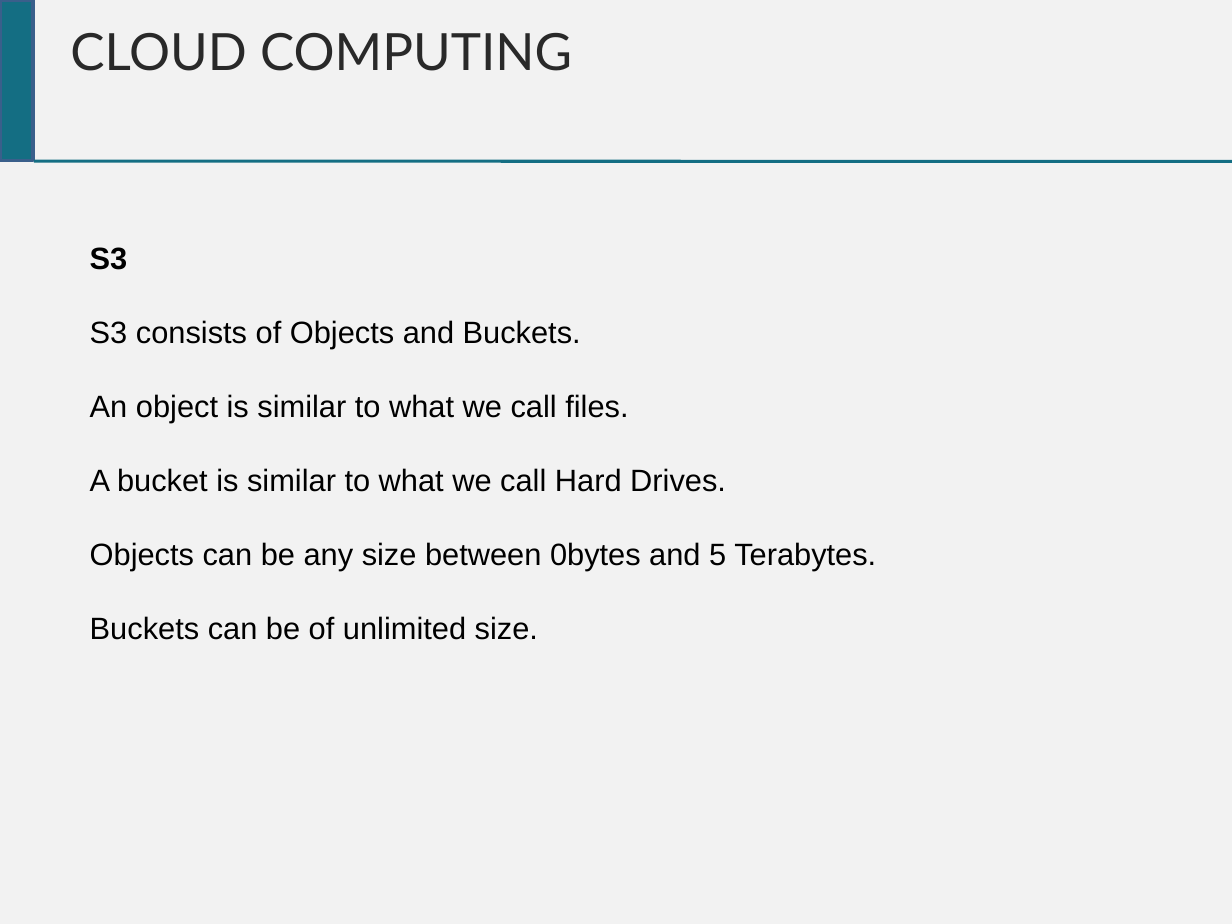
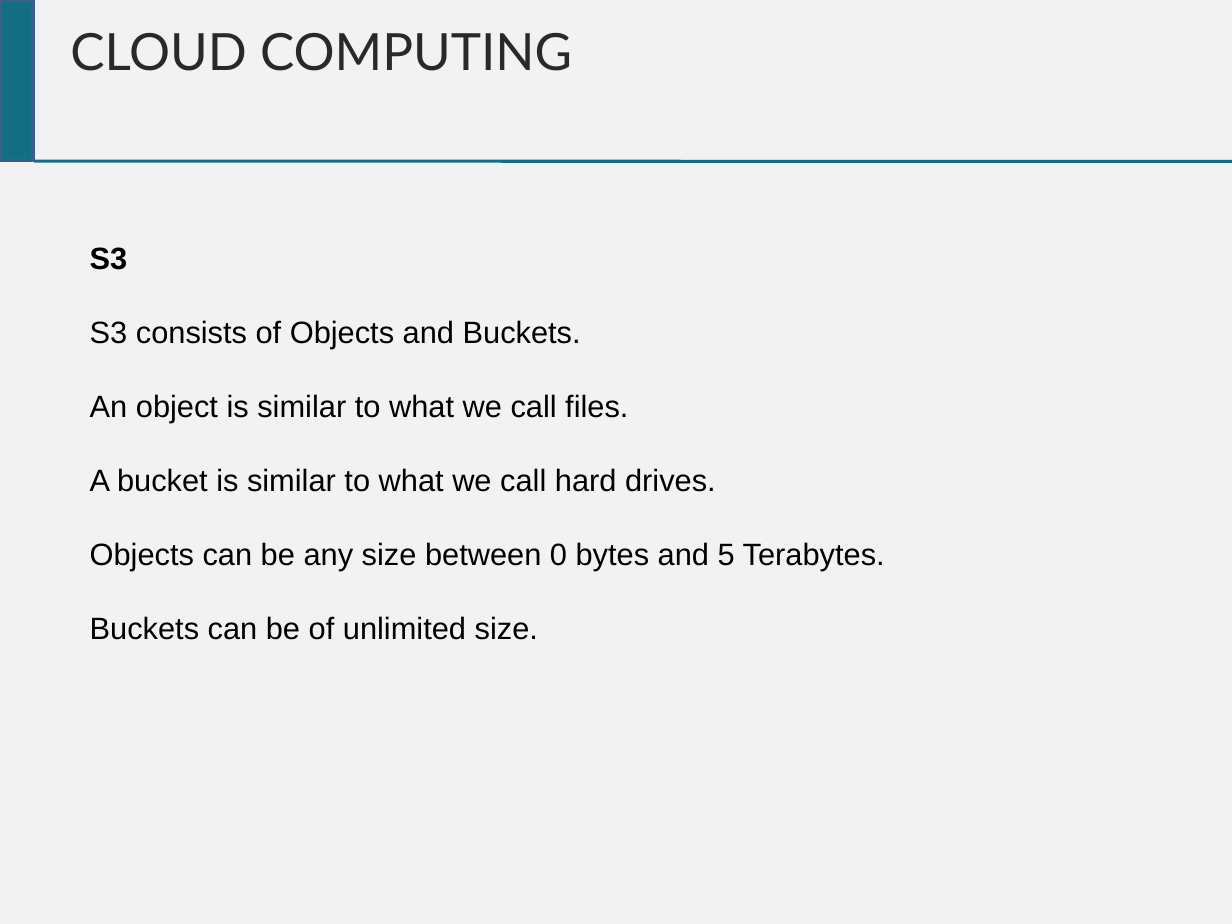
Before and after one commit to chrisgauthier742018/devopscourse, a slide deck: slide 31 of Dev Ops Course.pptx (slide 25 before the commit). Drawn at 1232x924 pixels with LibreOffice and Linux fonts; fonts in the diff are those of the drawing. Boxes give left, top, right and bottom in pixels: in the first picture for what was removed or moved away, otherwise in the second. Text is boxed around its words. In the diff, an @@ line names an element or a change of style, - is before the commit and + after.

```diff
--- a/Dev Ops Course.pptx
+++ b/Dev Ops Course.pptx
@@ text at bbox=[90, 468, 885, 570]: text changed @@
-A bucket is similar to what we call Hard Drives.
-Objects can be any size between 0bytes and 5 Terabytes.
+A bucket is similar to what we call hard drives.
+Objects can be any size between 0 bytes and 5 Terabytes.
```
Also in this commit, not shown: 2 other slides changed, 7 slides added, 1 slide removed.
